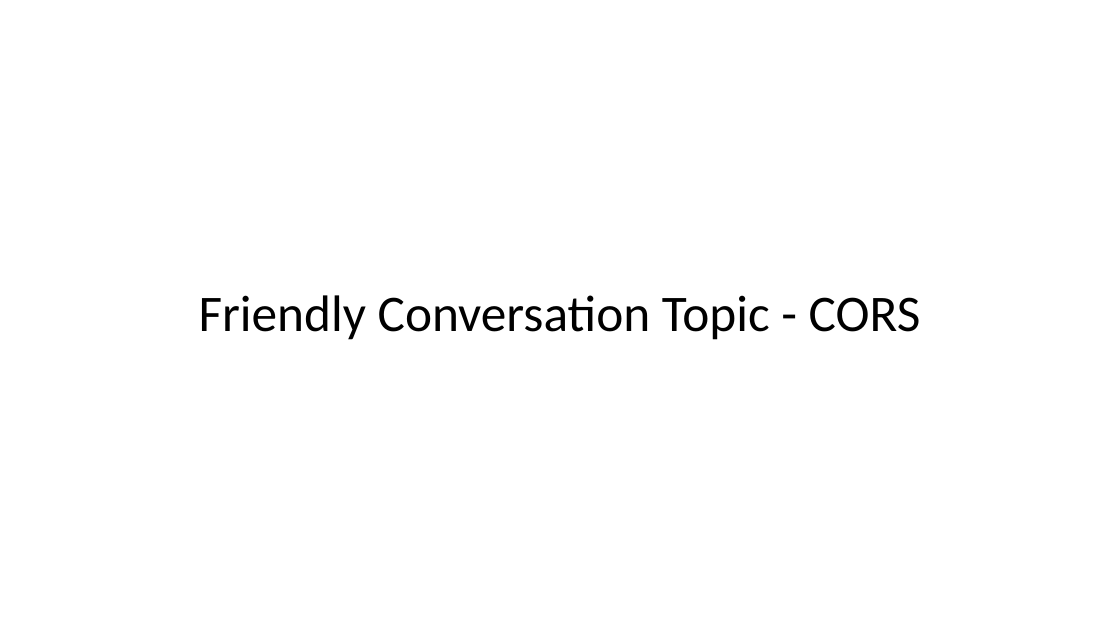
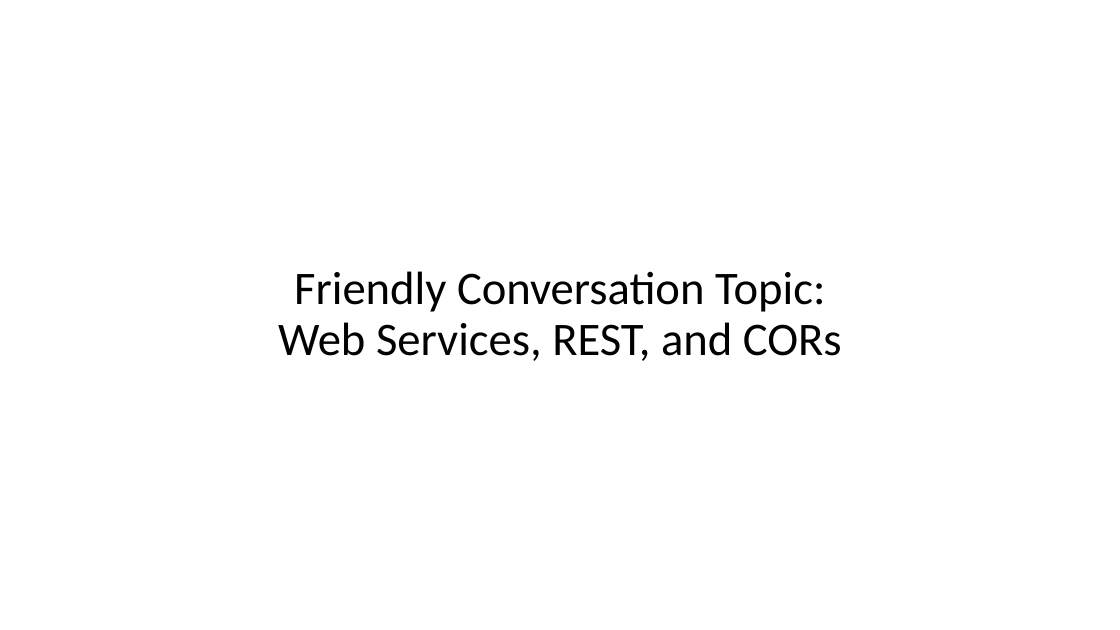
Before and after one commit to EricJPogue/CPSC-24500, a slide deck: slide 2 of lecture-slides/2019-10-21-oop.pptx. Drawn at 1120x630 pixels with LibreOffice and Linux fonts; fonts in the diff are those of the drawing. Boxes give left, top, right and bottom in pixels: in the first picture for what was removed or moved away, otherwise in the second. Text is boxed around its words. In the diff, an @@ line names an element or a change of style, - is before the commit and + after.

```diff
--- a/lecture-slides/2019-10-21-oop.pptx
+++ b/lecture-slides/2019-10-21-oop.pptx
@@ title at <box>278,271,842,361</box>: text changed; size 44 to 40 pt @@
-Friendly Conversation Topic - CORS
+Friendly Conversation Topic:
+Web Services, REST, and CORs
```
Also in this commit, not shown: 2 other slides changed, 7 slides added.
